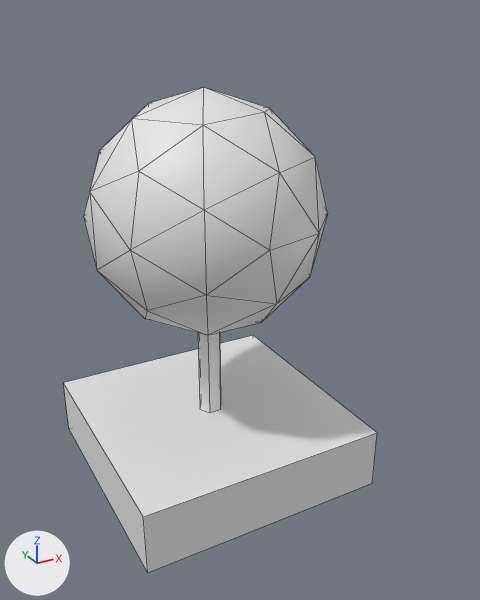
Before and after pictures for a commit that changed the OBJ model Assets/StreamingAssets/TileMeshes/SAPLING.obj.
Camera for both pictures: a camera (50 mm lens) standing at (-2.13, -4.4, 3.63) and looking at (0.17, -0.22, 1.55). Every picture has the same lights, and +X, +Y and +Z are marked at lower left. Mesh edges are drawn as thin lines. Where no turn or scale is listed for an object, it has been applied to the vertices.

Objects in the first picture: 'SAPLING'.
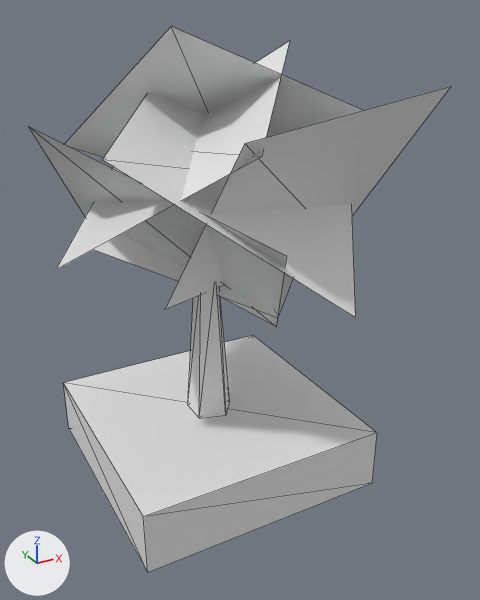
Where the change shows, as pixel boxes [x1, y1, x2, y2] in the pictures (480 x 600 px):
'SAPLING', reshaped (35% wider, 12% taller): before [63, 87, 377, 572]; after [28, 27, 451, 572]
part 1 of me_sapling, rebuilt (19% shorter): before [83, 87, 328, 335]; after [28, 126, 286, 326]
part 2 of me_sapling, added: after [188, 285, 230, 418]
part 3 of me_sapling, deleted: before [198, 332, 221, 413]
part 4 of me_sapling, built on: before [63, 335, 377, 571]; after [56, 27, 451, 571]

Diff of the bpy script that builds the scene:
```diff
--- a/Assets/StreamingAssets/TileMeshes/SAPLING.obj.py
+++ b/Assets/StreamingAssets/TileMeshes/SAPLING.obj.py
@@ me_sapling @@
 # used by ob_sapling; location = (0.0, 0.0, 0.0)
-me_sapling.from_pydata(...)  # 62 vertices, 92 faces; spans x -1.0..1.0, y -1.0..1.0, z 0.0..3.12
+me_sapling.from_pydata(...)  # 70 vertices, 82 faces; spans x -1.24..1.4, y -1.42..1.28, z 0.0..3.53
+# me_sapling part 1: the loose piece of 42 vertices spanning x -0.88..0.88, y -0.92..0.92, z 1.28..3.12 is rebuilt with 4 vertices and now spans x -1.24..0.6, y -1.3..1.19, z 1.15..2.96
+# me_sapling part 2: a new loose piece of 16 vertices spanning x -0.61..0.19, y -0.19..0.18, z 0.5..2.5
+# me_sapling part 3: the loose piece of 12 vertices spanning x -0.1..0.1, y -0.09..0.09, z 0.5..1.5 is deleted
+# me_sapling part 4
+# 6 faces are deleted
+# 42 vertices are added at x -1.2..1.4, y -1.42..1.28, z 1.42..3.53
+# 52 new faces join them
+# me_sapling part 5: the surface is now shaded flat
```
